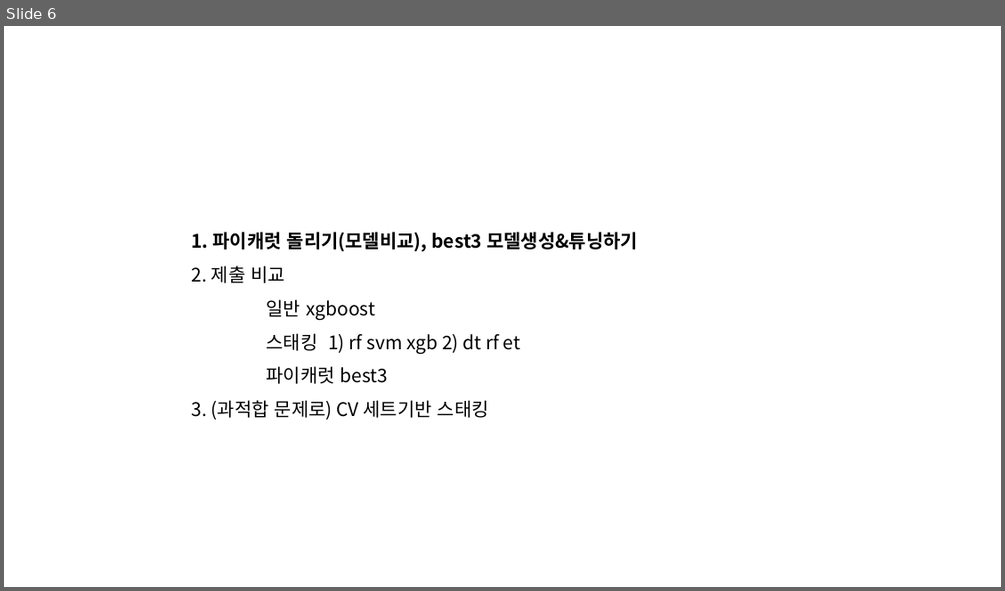
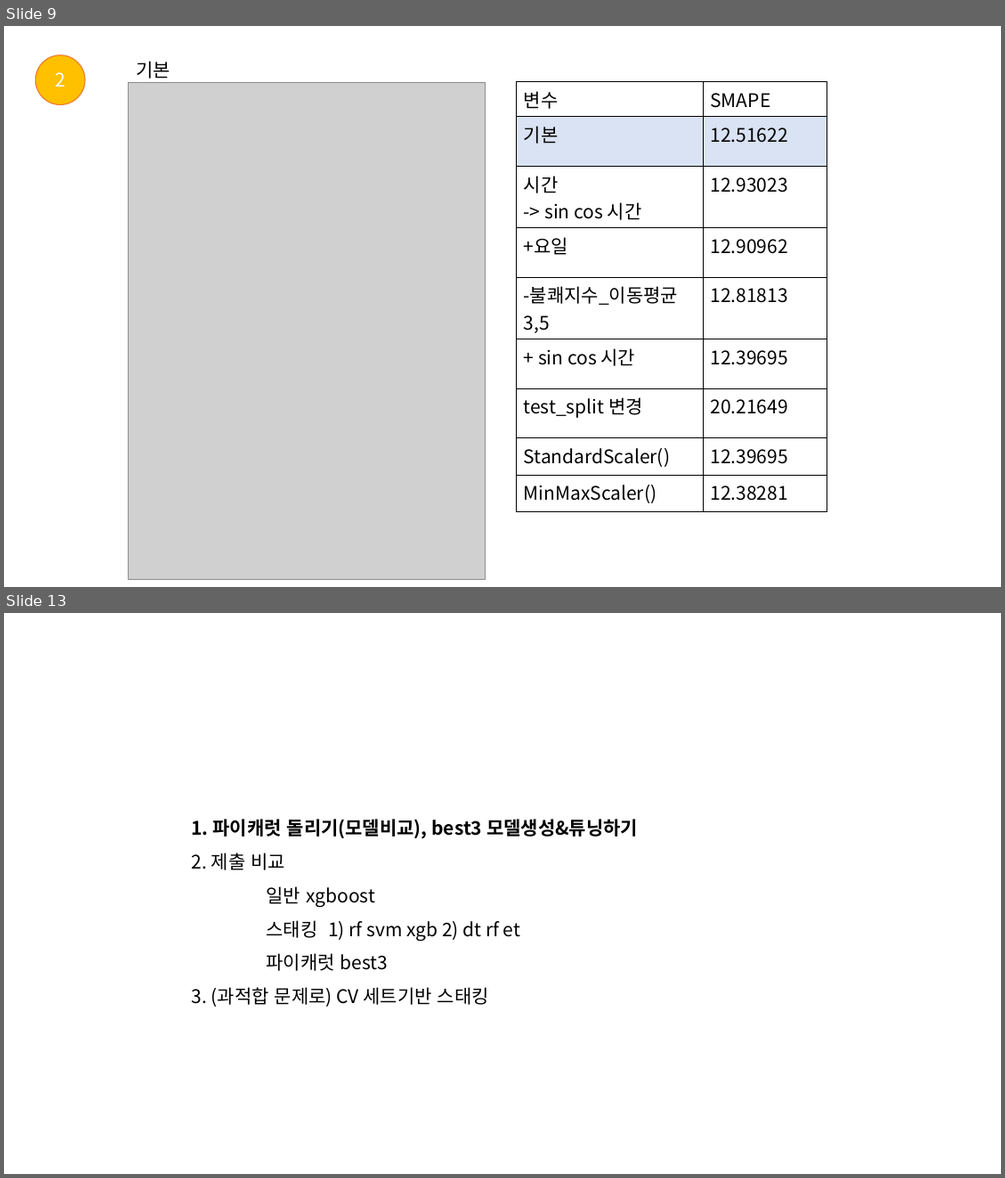
Before and after one commit to 2023dacon/Power-usage-Prediction, a slide deck: 파일/대회.pptx. Shown one above the other, each under a label of ours: slide 6 before the commit, slides 9 and 13 after it; the slides between them are not shown. The pictures are 1005x591 and 1005x1178 pixels, drawn with LibreOffice and Linux fonts; fonts in the diff are those of the drawing; grey boxes stand for pictures. Boxes give left, top, right and bottom in pixels: in the first picture for what was removed or moved away, otherwise in the second. Text is boxed around its words. In the diff, an @@ line names an element or a change of style, - is before the commit and + after.

```diff
--- a/파일/대회.pptx
+++ b/파일/대회.pptx
@@ slide 9 added at (4, 26, 1001, 587), background #FFFFFF @@
@@ ellipse added at (35, 55, 85, 104), fill #FFC000, outline #ED7D31 1 pt, 18 pt, text #FFFFFF @@
+2
@@ text added at (136, 61, 170, 79), 18 pt, text #000000 @@
+기본
@@ picture added at (129, 82, 485, 580) @@
@@ table added at (517, 82, 827, 507), 9 rows, 2 columns @@
+변수 | SMAPE
+기본 | 12.51622
+시간 / -> sin cos 시간 | 12.93023
++요일 | 12.90962
+-불쾌지수_이동평균3,5 | 12.81813
++ sin cos 시간 | 12.39695
+test_split 변경 | 20.21649
+StandardScaler() | 12.39695
+MinMaxScaler() | 12.38281
@@ what was slide 6 is now slide 13 @@
```
Also in this commit, not shown: 6 slides changed, 8 other slides added, 2 slides removed, 1 other file.
